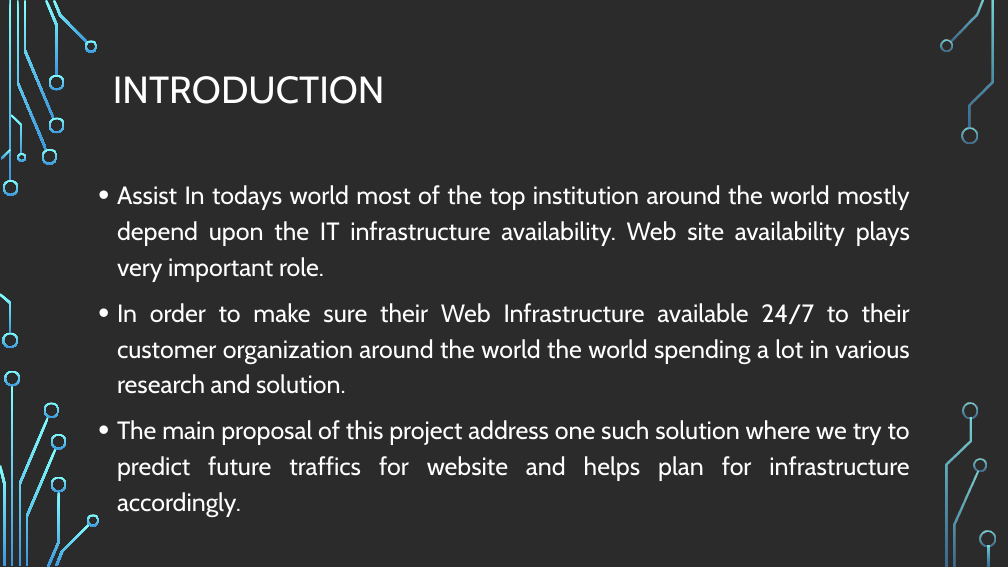
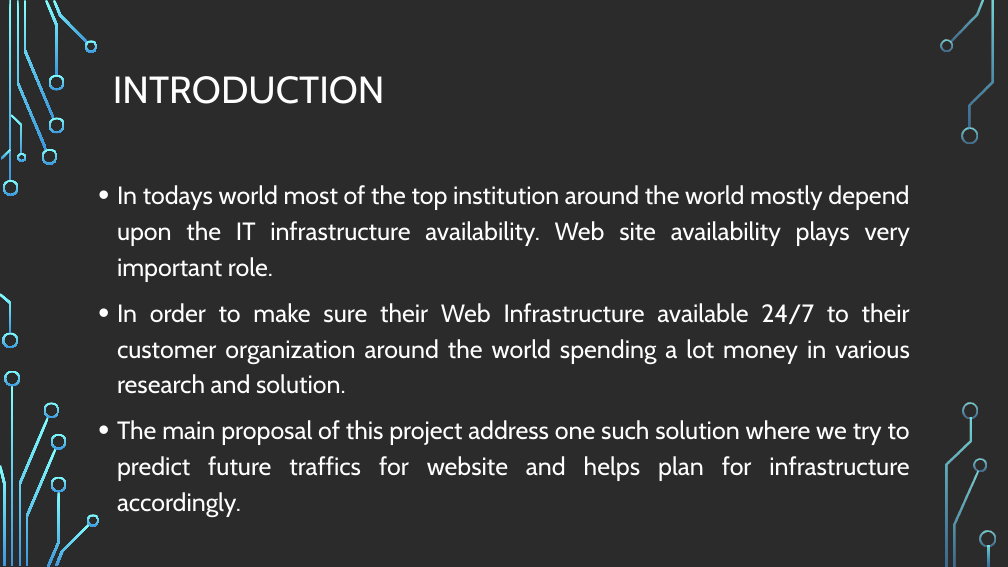
Before and after one commit to SnehaMishra28/Python-DeepLearning_Fall2018, a slide deck: slide 2 of Project/Document/WebTrafficPrediction_PythonDeepLearning.pptx. Drawn at 1008x567 pixels with LibreOffice and Linux fonts; fonts in the diff are those of the drawing; background and template pictures are left out; a plain dark background stands for a picture behind light text. Boxes give left, top, right and bottom in pixels: in the first picture for what was removed or moved away, otherwise in the second. Text is boxed around its words. In the diff, an @@ line names an element or a change of style, - is before the commit and + after.

```diff
--- a/Project/Document/WebTrafficPrediction_PythonDeepLearning.pptx
+++ b/Project/Document/WebTrafficPrediction_PythonDeepLearning.pptx
@@ text at <box>117,185,910,394</box>: text changed @@
-• Assist In todays world most of the top institution around the world mostly depend upon the IT infrastructure availability. Web site availability plays very important role.
-• In order to make sure their Web Infrastructure available 24/7 to their customer organization around the world the world spending a lot in various research and solution.
+• In todays world most of the top institution around the world mostly depend upon the IT infrastructure availability. Web site availability plays very important role.
+• In order to make sure their Web Infrastructure available 24/7 to their customer organization around the world spending a lot money in various research and solution.
```
Also in this commit, not shown: 1 other slide changed, 1 slide added, 2 other files.
